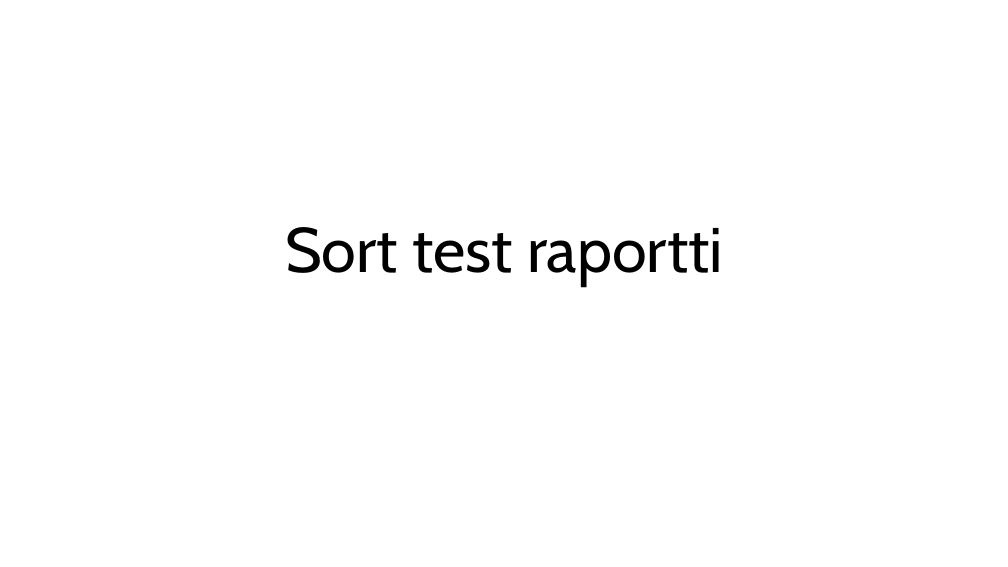
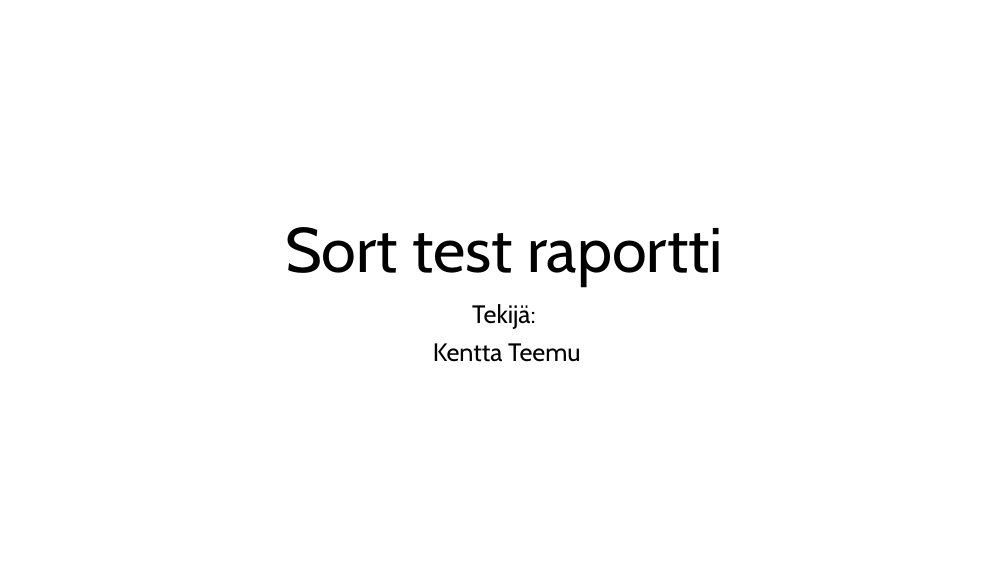
Before and after one commit to KenTee05/Tietoliikenene_sortTest_tyo, a slide deck: slide 1 of Sort test raportti.pptx. Drawn at 1008x567 pixels with LibreOffice and Linux fonts; fonts in the diff are those of the drawing. Boxes give left, top, right and bottom in pixels: in the first picture for what was removed or moved away, otherwise in the second. Text is boxed around its words. In the diff, an @@ line names an element or a change of style, - is before the commit and + after.

```diff
--- a/Sort test raportti.pptx
+++ b/Sort test raportti.pptx
@@ subtitle added at [433, 304, 581, 362], 24 pt, text #000000 @@
+Tekijä:
+Kentta Teemu
```
Also in this commit, not shown: 2 other slides changed, 5 slides added.
